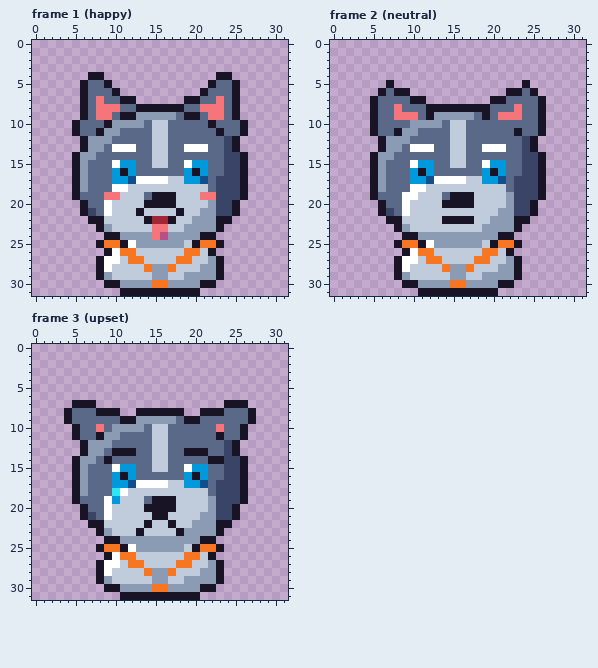
Edited in one commit: pixel-art file (art/dogs/face-dog-koda.aseprite). Above, as it was before the edit.
32x32 pixels, 3 frames. Shown: frame 1 (happy), frame 2 (neutral), frame 3 (upset).
The same view after the edit:
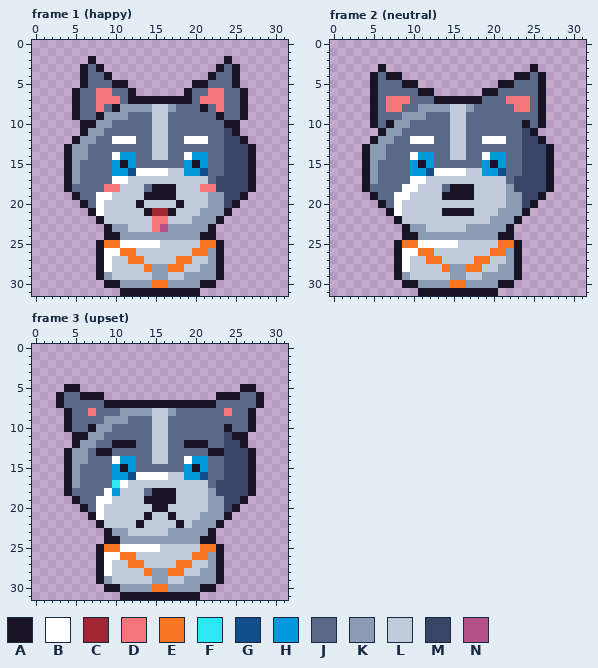
Palette (. is transparent): A #181425  B #ffffff  C #a22633  D #f6757a  E #f77622  F #2ce8f5  G #124e89  H #0099db  J #5a6988  K #8b9bb4  L #c0cbdc  M #3a4466  N #b55088
What changed:
--- frame 1 (happy)
@@ x 0..31 @@
  1 ................................
- 2 ................................
- 3 ................................
- 4 .......AA..............AA.......
- 5 ......AJJA............AJJA......
- 6 ......AJJJA..........AJJJA......
- 7 ......AJDJJAA......AAJJDJA......
- 8 ......AJDDDJJAAAAAAJJDDDJA......
- 9 ......AJDDJAAKKKKKJAAJDDJA......
-10 .....AJJJAKKKKJLLJJJJJAJJJA.....
-11 .....AJJAKKJJJJLLJJJJJJAJJA.....
-12 ......AKKKJJJJJLLJJJJJJJMA......
-13 ......AKKJBBBJJLLJJBBBJJMA......
-14 .....AKKJJJJJJJLLJJJJJJJMMA.....
-15 .....AKJJJBHHJJLLJJBHHJJMMA.....
-16 .....AKJJJHAHJJJJJJHAHJJMMA.....
-17 .....AKJJJHHGBBBBLLHHGJMMMA.....
-18 .....AKJJJBBLLLLLLLLLLJMMMA.....
-19 .....AJJJDDLLLJAAALLLDDMMMA.....
-20 ......AJJBLLLLAAAALLLLKMMA......
-21 ......AMJBLLLALLLLALLKKMMA......
-22 .......AALLLLLACCALLKKKAA.......
-23 ........AKLLLLLDDLLKKKKA........
-24 .........AAKKKKDNKKKKAA.........
-25 ........AEEABKKKKKKLAEEA........
-26 .........ABEELLLLLLEELA.........
-27 ........ABBLEELLLLEELLKA........
-28 ........ABLLLLEKKELLLKKA........
+ 2 .......A................A.......
+ 3 ......AJA..............AJA......
+ 4 ......AJJA............AJJA......
+ 5 ......AJJJAA........AAJJJA......
+ 6 .....AJJDDJJA......AJJDDJJA.....
+ 7 .....AJJDDDJAAAAAAAAJDDDJJA.....
+ 8 .....AJJDJAKKKKLLKJJJAJDJJA.....
+ 9 .....AJJAKKKJJJLLJJJJJJAJJA.....
+10 ......AAKKJJJJJLLJJJJJJJAA......
+11 ......AKKJJJJJJLLJJJJJJJMA......
+12 .....AKKJJBBBJJLLJJBBBJJMMA.....
+13 ....AKKJJJJJJJJLLJJJJJJJMMMA....
+14 ....AKKJJJBHHJJLLJJBHHJJMMMA....
+15 ....AKJJJJHAHJJJJJJHAHJJMMMA....
+16 ....AKJJJJHHGBBBBLLHHGJJMMMA....
+17 ....AKJJJJBBLLLLLLLLLLJMMMMA....
+18 ....AJJJJDDLLLJAAALLLDDMMMMA....
+19 .....AJJBBLLLLAAAALLLLKKMMA.....
+20 ......AJBLLLLALLLLALLLKKMA......
+21 .......ABLLLLLACCALLLKKKA.......
+22 ........ALLLLLLDDLLLKKKA........
+23 .........AKKLLLDNKKKKKA.........
+24 .........AAKKKKKKKKKKAA.........
+25 ........AEEBBBBBLLLLLEEA........
+26 ........ABBEELLLLLLLEEKA........
+27 ........ABLLEELLLLEELLKA........
+28 ........ABLLLLEKKEELLKKA........
 29 ........AKLLLLLKKLLKKKKA........
--- frame 2 (neutral)
@@ x 0..31 @@
  2 ................................
- 3 ................................
- 4 ................................
- 5 .......A................A.......
- 6 ......AJAA............AAJA......
- 7 .....AJJJJAA........AAJJJJA.....
- 8 .....AJJDJJJAAAAAAAAJJJDJJA.....
- 9 .....AJJDDDJAKKKKKJAJDDDJJA.....
-10 .....AJJJJKKKKJLLJJJJJJJJJA.....
-11 .....AJJAKKJJJJLLJJJJJJAJJA.....
-12 ......AKKKJJJJJLLJJJJJJJMA......
-13 ......AKKJBBBJJLLJJBBBJJMA......
-14 .....AKKJJJJJJJLLJJJJJJJMMA.....
-15 .....AKJJJBHHJJLLJJBHHJJMMA.....
-16 .....AKJJJHAHJJJJJJHAHJJMMA.....
-17 .....AKJJJHHGBBBBLLHHGJMMMA.....
-18 .....AKJJJBBLLLLLLLLLLJMMMA.....
-19 .....AJJJBBLLLJAAALLLLKMMMA.....
-20 ......AJJBLLLLAAAALLLLKMMA......
-21 ......AMJBLLLLLLLLLLLKKMMA......
-22 .......AALLLLLAAAALLKKKAA.......
-23 ........AKLLLLLLLLLKKKKA........
+ 3 ......A..................A......
+ 4 .....AJAA..............AAJA.....
+ 5 .....AJJJAA..........AAJJJA.....
+ 6 .....AJJJJJAA......AAJJJJJA.....
+ 7 .....AJDDDJJJAAAAAAJJJDDDJA.....
+ 8 .....AJDDJJKKKKLLKJJJJJDDJA.....
+ 9 .....AJJJKKKJJJLLJJJJJJJJJA.....
+10 .....AJAKKJJJJJLLJJJJJJJAJA.....
+11 ......AKKJJJJJJLLJJJJJJJMA......
+12 .....AKKJJBBBJJLLJJBBBJJMMA.....
+13 ....AKKJJJJJJJJLLJJJJJJJMMMA....
+14 ....AKKJJJBHHJJLLJJBHHJJMMMA....
+15 ....AKJJJJHAHJJJJJJHAHJJMMMA....
+16 ....AKJJJJHHGBBBBLLHHGJJMMMA....
+17 ....AKJJJJBBLLLLLLLLLLJMMMMA....
+18 ....AJJJJBBLLLJAAALLLLKMMMMA....
+19 .....AJJBBLLLLAAAALLLLKKMMA.....
+20 ......AJBLLLLLLLLLLLLLKKMA......
+21 .......ABLLLLLAAAALLLKKKA.......
+22 ........ALLLLLLLLLLLKKKA........
+23 .........AKKLLLLLKKKKKA.........
 24 .........AAKKKKKKKKKKAA.........
-25 ........AEEABKKKKKKLAEEA........
-26 .........ABEELLLLLLEELA.........
-27 ........ABBLEELLLLEELLKA........
-28 ........ABLLLLEKKELLLKKA........
+25 ........AEEBBBBBLLLLLEEA........
+26 ........ABBEELLLLLLLEEKA........
+27 ........ABLLEELLLLEELLKA........
+28 ........ABLLLLEKKEELLKKA........
 29 ........AKLLLLLKKLLKKKKA........
--- frame 3 (upset)
@@ x 0..31 @@
  4 ................................
- 5 ................................
- 6 ................................
- 7 .....AAA................AAA.....
- 8 ....AJJJAAA..AAAAAA..AAAJJJA....
- 9 ....AJJJJJJAAKKKKKJAAJJJJJJA....
-10 .....AJJDJKKKKJLLJJJJJJDJJA.....
-11 .....AJJAKKJJJJLLJJJJJJAJJA.....
-12 ......AKKKJJJJJLLJJJJJJJMA......
-13 ......AKKJAAAJJLLJJAAAJJMA......
-14 .....AKKJAJJJJJLLJJJJJAAMMA.....
-15 .....AKJJJBHHJJLLJJBHHJJMMA.....
-16 .....AKJJJHAHJJJJJJHAHJJMMA.....
-17 .....AKJJJHHGBBBBLLHHGJMMMA.....
-18 .....AKJJJFBLLLLLLLLLLJMMMA.....
-19 .....AJJJBHLLLJAAALLLLKMMMA.....
-20 ......AJJBLLLLAAAALLLLKMMA......
-21 ......AMJBLLLLLAALLLLKKMMA......
-22 .......AALLLLLALLALLKKKAA.......
-23 ........AKLLLALLLLAKKKKA........
+ 5 ....AA....................AA....
+ 6 ...AJJAAA..............AAAJJA...
+ 7 ...AJJJJJAAAAAAAAAAAAAAJJJJJA...
+ 8 ....AJJDJJJKKKKLLKJJJJJJDJJA....
+ 9 ....AJJJJKKKJJJLLJJJJJJJJJJA....
+10 ....AJJAKKJJJJJLLJJJJJJJAJJA....
+11 .....AAKKJJJJJJLLJJJJJJJMAA.....
+12 .....AKKJJAAAJJLLJJAAAJJMMA.....
+13 ....AKKJAAJJJJJLLJJJJJAAMMMA....
+14 ....AKKJJJBHHJJLLJJBHHJJMMMA....
+15 ....AKJJJJHAHJJJJJJHAHJJMMMA....
+16 ....AKJJJJHHGBBBBLLHHGJJMMMA....
+17 ....AKJJJJFBLLLLLLLLLLJMMMMA....
+18 ....AJJJJBHLLLJAAALLLLKMMMMA....
+19 .....AJJBBLLLLAAAALLLLKKMMA.....
+20 ......AJBLLLLLLAALLLLLKKMA......
+21 .......ABLLLLLALLALLLKKKA.......
+22 ........ALLLLALLLLALKKKA........
+23 .........AKKLLLLLKKKKKA.........
 24 .........AAKKKKKKKKKKAA.........
-25 ........AEEABKKKKKKLAEEA........
-26 .........ABEELLLLLLEELA.........
-27 ........ABBLEELLLLEELLKA........
-28 ........ABLLLLEKKELLLKKA........
+25 ........AEEBBBBBLLLLLEEA........
+26 ........ABBEELLLLLLLEEKA........
+27 ........ABLLEELLLLEELLKA........
+28 ........ABLLLLEKKEELLKKA........
 29 ........AKLLLLLKKLLKKKKA........
